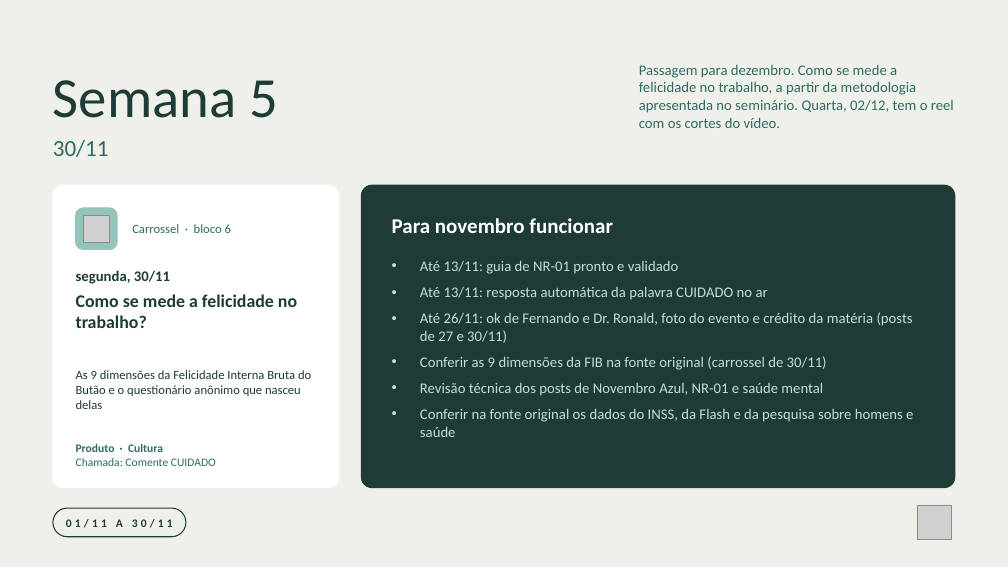
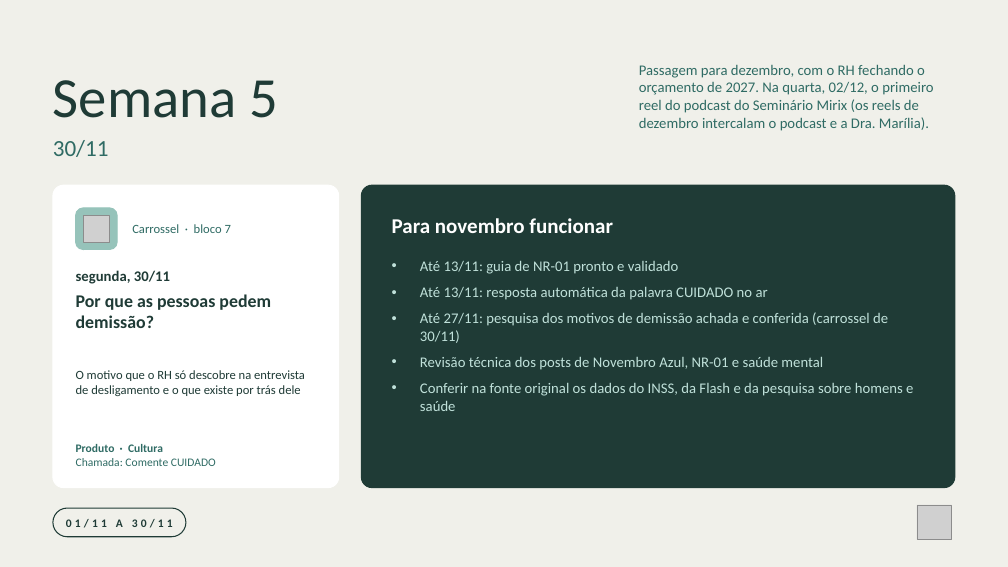
Before and after one commit to nina-rebello/comunicao-fh, a slide deck: slide 7 of marketing/calendario-novembro/Programacao_Instagram_Novembro_2026.pptx. Drawn at 1008x567 pixels with LibreOffice and Linux fonts; fonts in the diff are those of the drawing; grey boxes stand for pictures. Boxes give left, top, right and bottom in pixels: in the first picture for what was removed or moved away, otherwise in the second. Text is boxed around its words. In the diff, an @@ line names an element or a change of style, - is before the commit and + after.

```diff
--- a/marketing/calendario-novembro/Programacao_Instagram_Novembro_2026.pptx
+++ b/marketing/calendario-novembro/Programacao_Instagram_Novembro_2026.pptx
@@ text at bbox=[639, 64, 933, 131]: text changed @@
-Passagem para dezembro. Como se mede a felicidade no trabalho, a partir da metodologia apresentada no seminário. Quarta, 02/12, tem o reel com os cortes do vídeo.
+Passagem para dezembro, com o RH fechando o orçamento de 2027. Na quarta, 02/12, o primeiro reel do podcast do Seminário Mirix (os reels de dezembro intercalam o podcast e a Dra. Marília).
@@ text at bbox=[132, 224, 231, 233]: text changed @@
-Carrossel · bloco 6
+Carrossel · bloco 7
@@ text at bbox=[76, 294, 271, 328]: text changed @@
-Como se mede a felicidade no trabalho?
+Por que as pessoas pedem demissão?
@@ text at bbox=[420, 312, 888, 343]: text changed @@
-• Até 26/11: ok de Fernando e Dr. Ronald, foto do evento e crédito da matéria (posts de 27 e 30/11)
-• Conferir as 9 dimensões da FIB na fonte original (carrossel de 30/11)
+• Até 27/11: pesquisa dos motivos de demissão achada e conferida (carrossel de 30/11)
@@ text at bbox=[76, 370, 305, 396]: text changed @@
-As 9 dimensões da Felicidade Interna Bruta do Butão e o questionário anônimo que nasceu delas
+O motivo que o RH só descobre na entrevista de desligamento e o que existe por trás dele
```
Also in this commit, not shown: 2 other slides changed, 13 other files.
